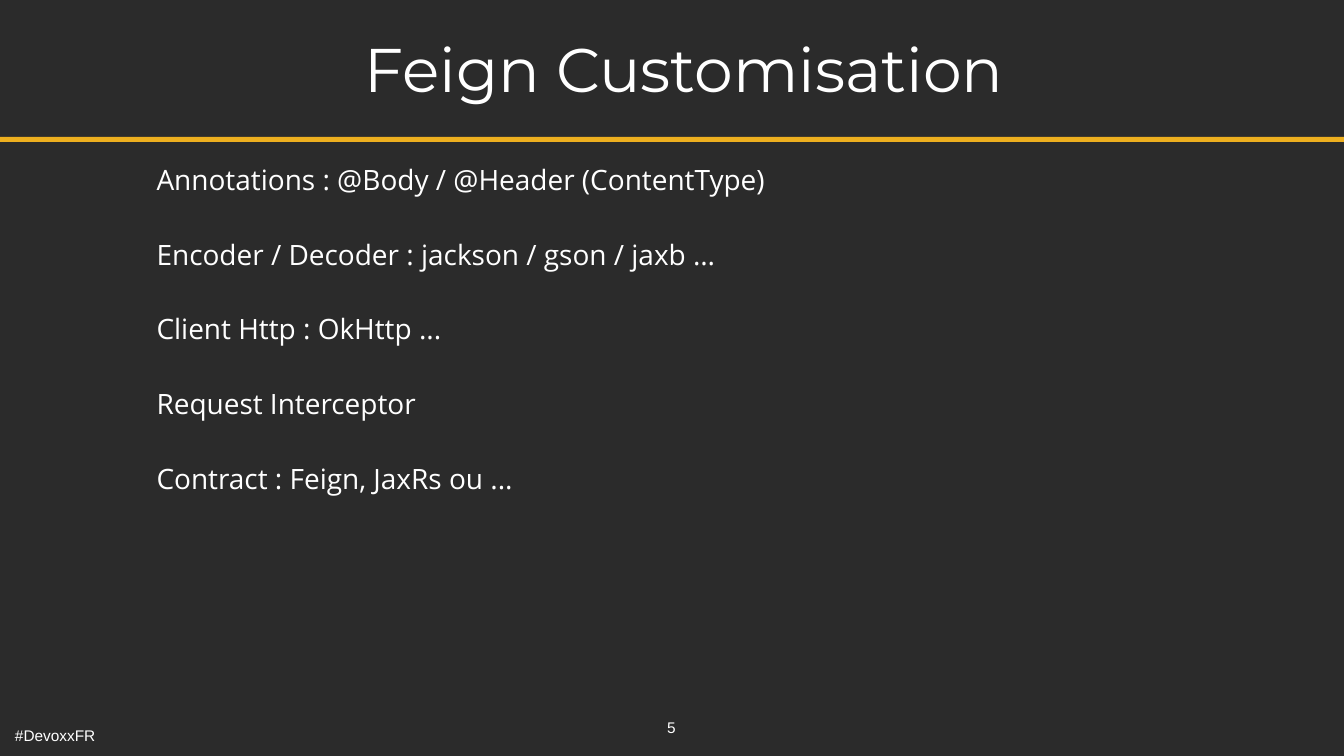
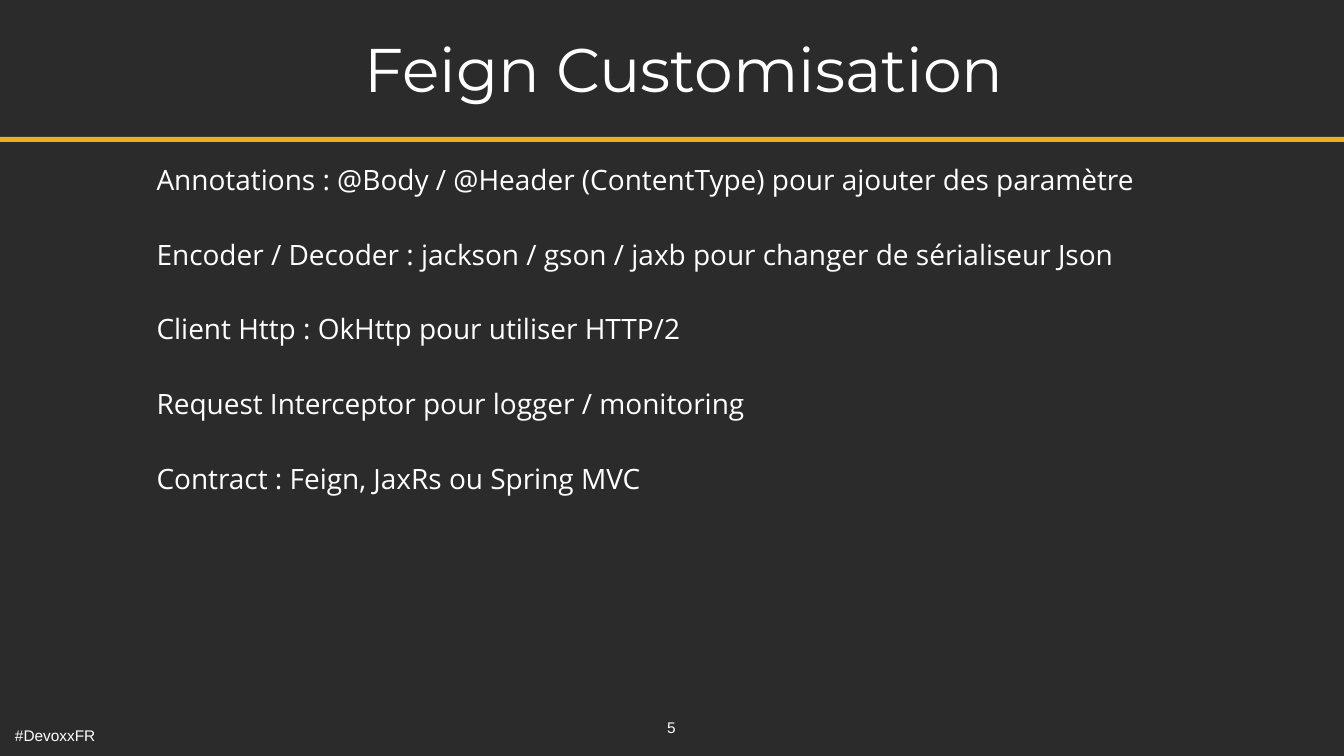
Before and after one commit to alexandrenavarro/soyer-un-feign-asse-quand-vous-ecrivez-un-client-rest-java-devoxx-fr-2017, a slide deck: slide 5 of src/main/odp/soyez-une-feign-asse-quand-vous-ecrivez-un-client-rest-java-devoxx-fr-2017.odp. Drawn at 1344x756 pixels with LibreOffice and Linux fonts; fonts in the diff are those of the drawing; background and template pictures are left out; a plain dark background stands for a picture behind light text. Boxes give left, top, right and bottom in pixels: in the first picture for what was removed or moved away, otherwise in the second. Text is boxed around its words. In the diff, an @@ line names an element or a change of style, - is before the commit and + after.

Commit message:
Add Feign Sample in the presentation

```diff
--- a/src/main/odp/soyez-une-feign-asse-quand-vous-ecrivez-un-client-rest-java-devoxx-fr-2017.odp
+++ b/src/main/odp/soyez-une-feign-asse-quand-vous-ecrivez-un-client-rest-java-devoxx-fr-2017.odp
@@ text at (157, 168, 1133, 496): text changed @@
-Annotations : @Body / @Header (ContentType)
-Encoder / Decoder : jackson / gson / jaxb …
-Client Http : OkHttp ...
-Request Interceptor
-Contract : Feign, JaxRs ou ...
+Annotations : @Body / @Header (ContentType) pour ajouter des paramètre
+Encoder / Decoder : jackson / gson / jaxb pour changer de sérialiseur Json
+Client Http : OkHttp pour utiliser HTTP/2
+Request Interceptor pour logger / monitoring
+Contract : Feign, JaxRs ou Spring MVC
```
Also in this commit, not shown: 5 other slides changed, 13 other files.
